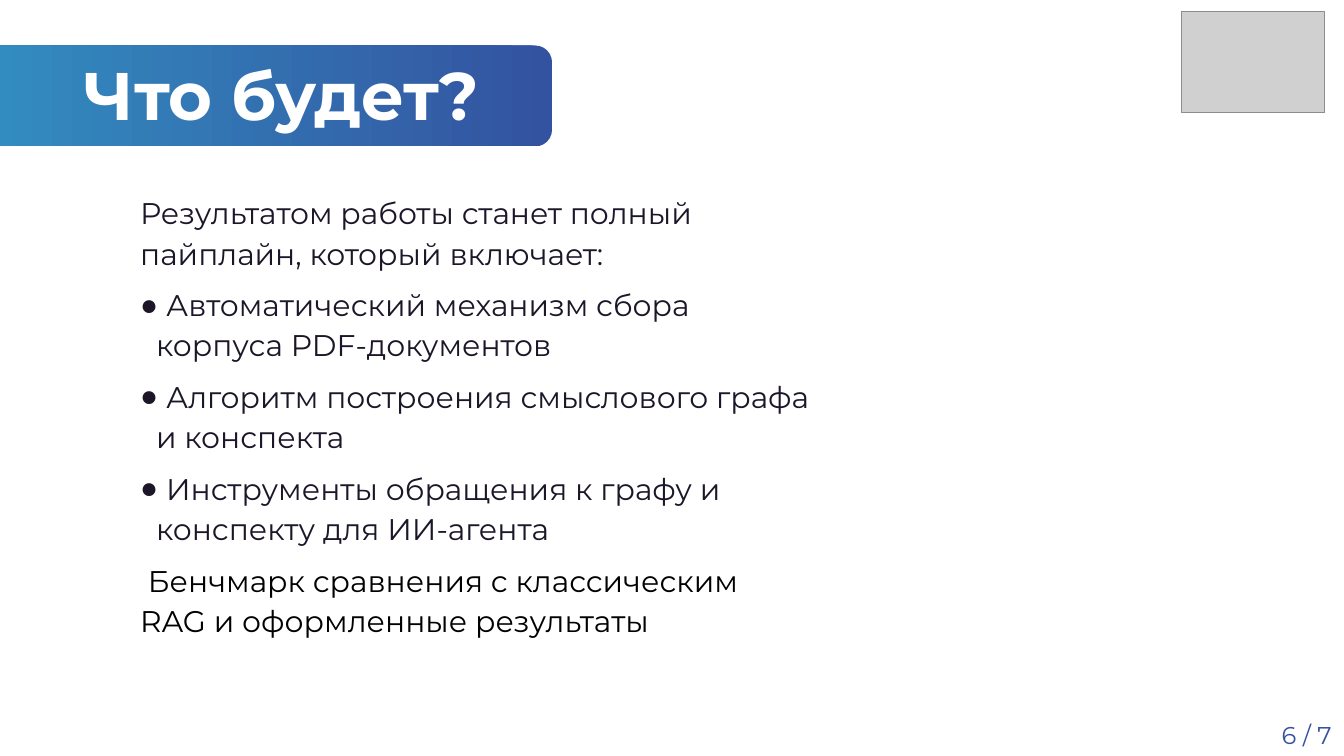
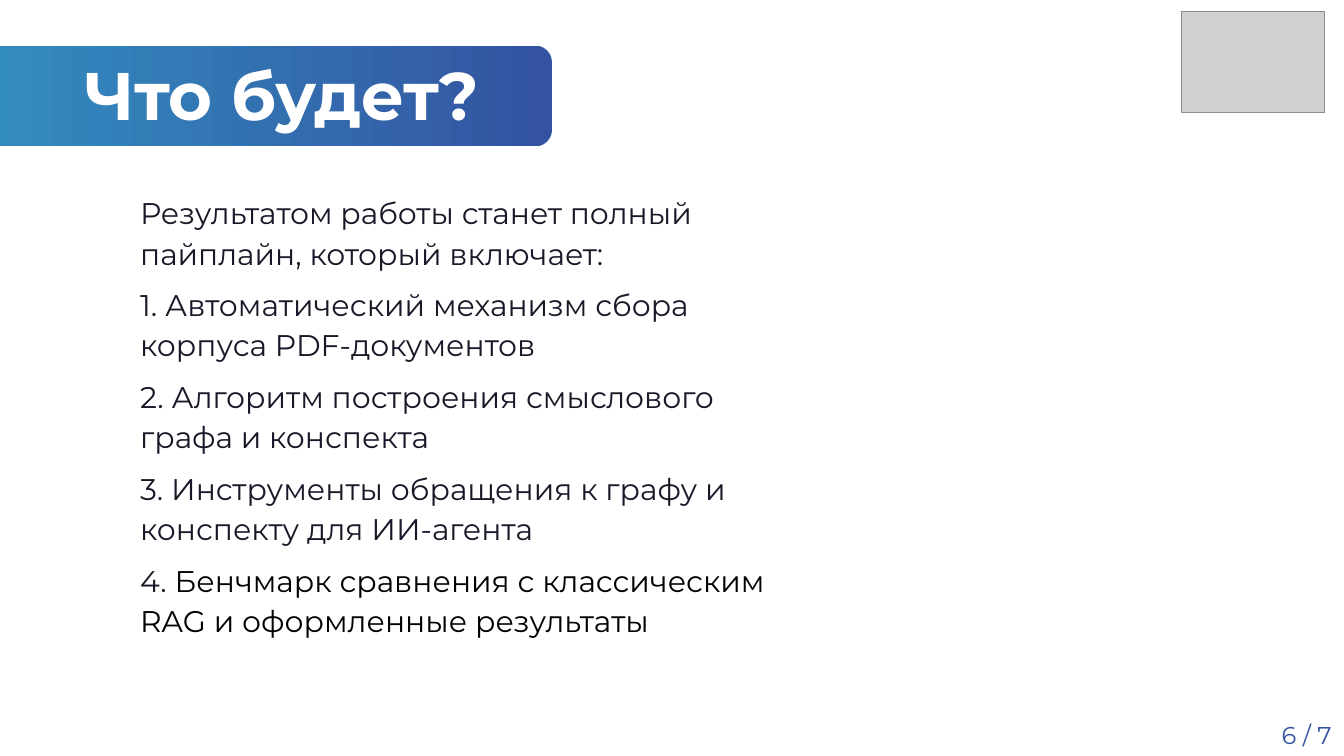
Before and after one commit to Lamenat385/IP_project, a slide deck: slide 6 of docs/Шаблон Защита идеи ПД ТП 2026.pptx. Drawn at 1344x756 pixels with LibreOffice and Linux fonts; fonts in the diff are those of the drawing; grey boxes stand for pictures; background and template pictures are left out. Boxes give left, top, right and bottom in pixels: in the first picture for what was removed or moved away, otherwise in the second. Text is boxed around its words. In the diff, an @@ line names an element or a change of style, - is before the commit and + after.

```diff
--- a/docs/Шаблон Защита идеи ПД ТП 2026.pptx
+++ b/docs/Шаблон Защита идеи ПД ТП 2026.pptx
@@ text at <box>140,293,764,638</box>: text changed @@
-● Автоматический механизм сбора корпуса PDF-документов
-● Алгоритм построения смыслового графа и конспекта
-● Инструменты обращения к графу и конспекту для ИИ-агента
-Бенчмарк сравнения с классическим RAG и оформленные результаты
+1. Автоматический механизм сбора корпуса PDF-документов
+2. Алгоритм построения смыслового графа и конспекта
+3. Инструменты обращения к графу и конспекту для ИИ-агента
+4. Бенчмарк сравнения с классическим RAG и оформленные результаты
```
Also in this commit, not shown: 5 other slides changed, 1 other file.
